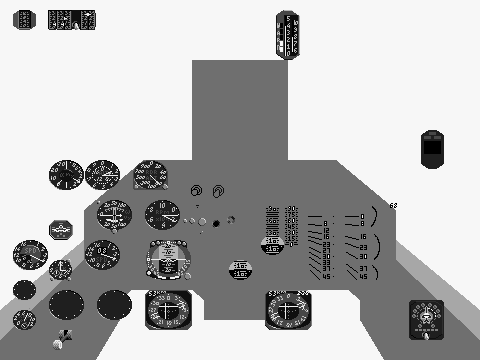
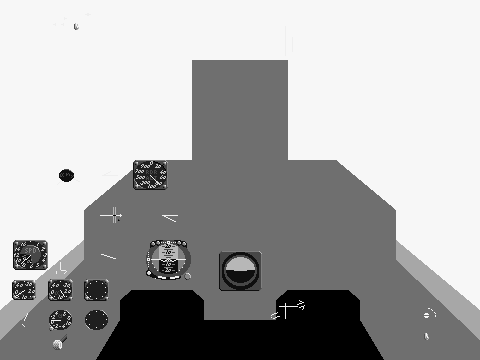
Before/after of a 480 x 360 layered artwork. What changed in the layer stack:
added layer "Western_Frgr" above "Western_Bkgr" over bbox(16, 13, 436, 350)
showed "Western_Bkgr", painted on it over bbox(12, 160, 262, 331)
hid "Eastern_Frgr", painted on it over bbox(20, 13, 436, 350)
hid "Eastern_Bkgr" over bbox(13, 10, 444, 340)
painted on "Frame" over bbox(96, 290, 384, 360)
